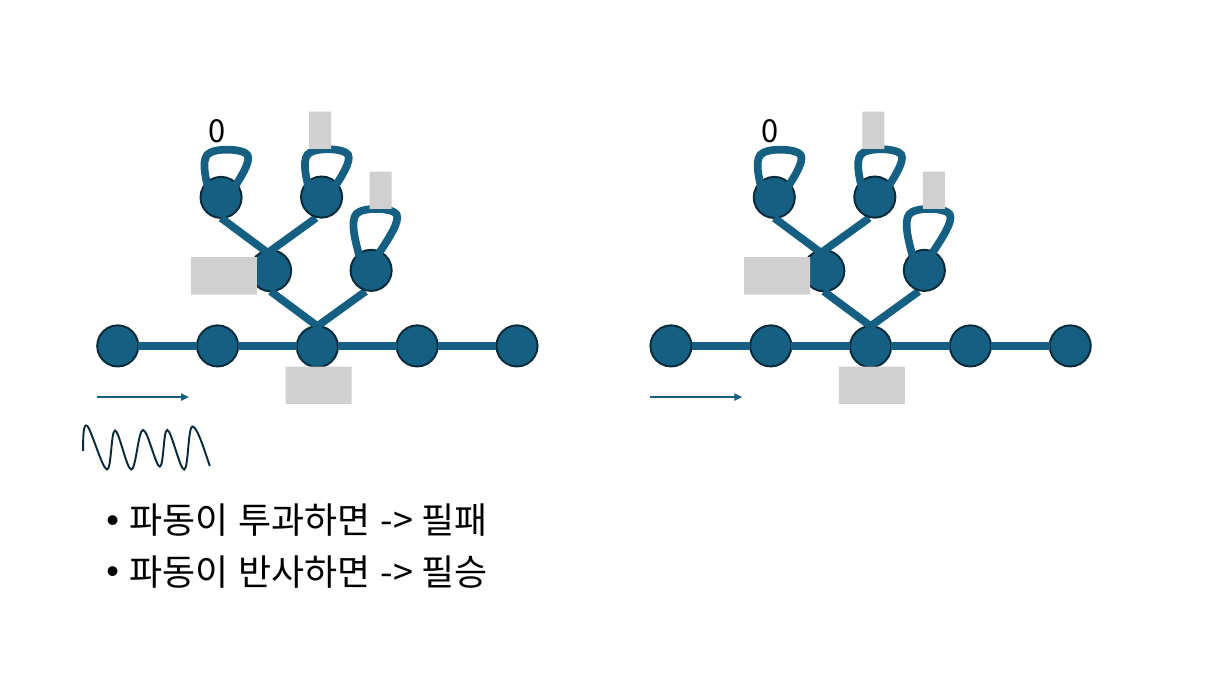
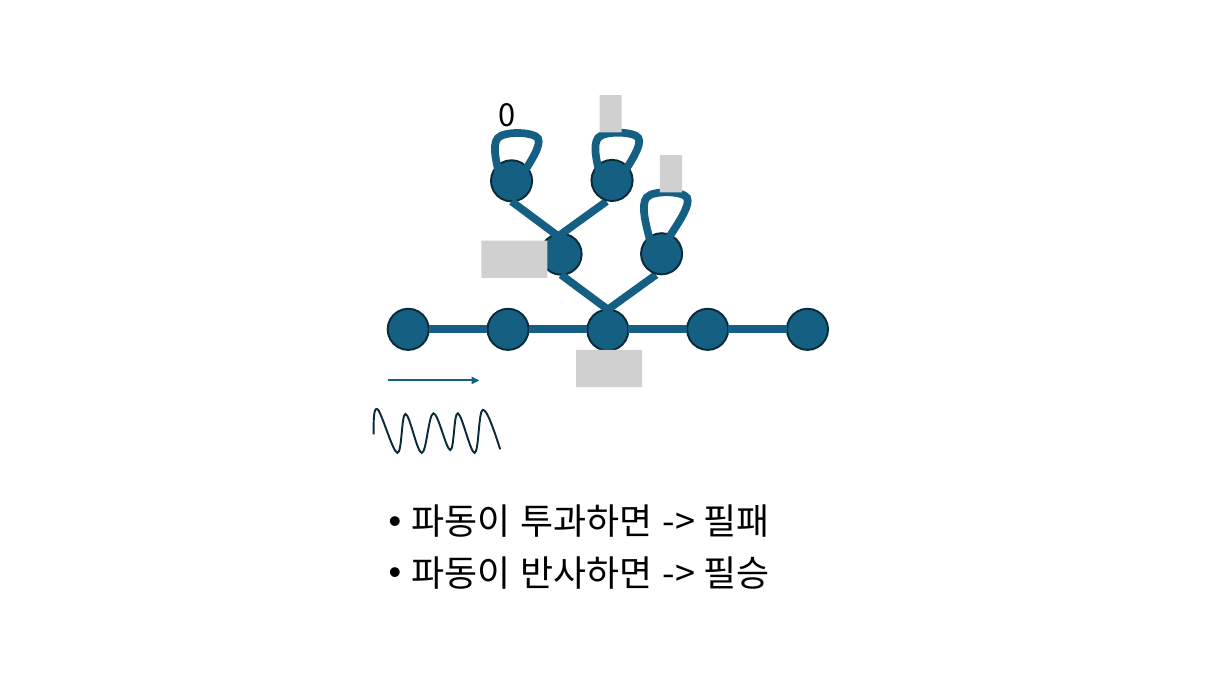
Before and after one commit to singrum/game_tree_scattering, a slide deck: slide 22 of presentation.pptx (slide 27 before the commit). Drawn at 1232x693 pixels with LibreOffice and Linux fonts; fonts in the diff are those of the drawing; grey boxes stand for pictures. Boxes give left, top, right and bottom in pixels: in the first picture for what was removed or moved away, otherwise in the second. Text is boxed around its words. In the diff, an @@ line names an element or a change of style, - is before the commit and + after.

```diff
--- a/presentation.pptx
+++ b/presentation.pptx
@@ 9 ellipses, 8 lines, 4 pictures, 4 freeform shapes, 1 text, 1 arrow: place and size @@
-9 ellipses, 8 lines, 4 pictures, 4 freeform shapes, 1 text, 1 arrow at [83, 112, 538, 470]
+9 ellipses, 8 lines, 4 pictures, 4 freeform shapes, 1 text, 1 arrow at [373, 95, 829, 454]
@@ group removed at [651, 112, 1092, 404]: 9 ellipses, 8 lines, 4 pictures, 3 freeform shapes, 1 text, 1 arrow @@
-0
@@ text "파동이 투과하면 -> 필패": place and size @@
-text "파동이 투과하면 -> 필패" at [130, 503, 487, 588]
+text "파동이 투과하면 -> 필패" at [412, 504, 769, 589]
```
Also in this commit, not shown: 2 other slides changed, 5 slides removed, 1 other file.
